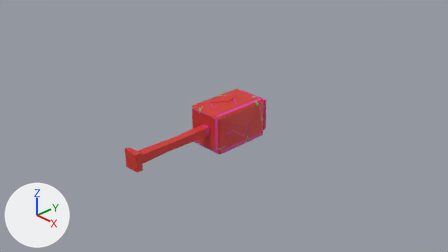
One commit to the Blender file models/production/magnets.blend: the scene before it, then after it.
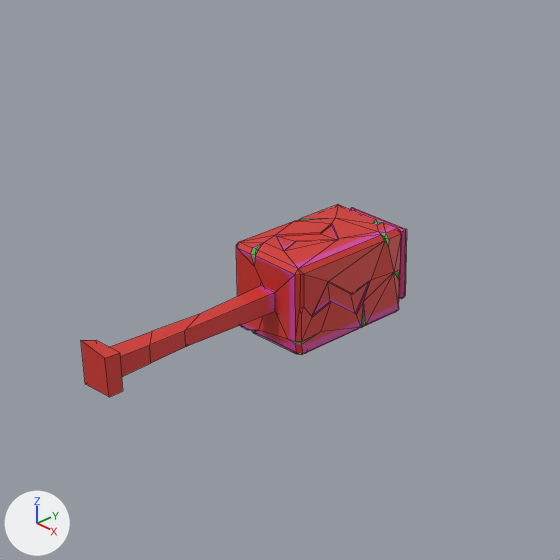
Each version appears first from the file's camera 'Camera', and next in a close-up on the part from 20% to 74% of the width and 0% to 97% of the height. The axes (+X, +Y, +Z) are drawn at lower left. The lights are the same throughout. The close-ups show mesh edges as thin lines.

The older version as bpy lines, for what is in view:
```python
mat_gaussmeter_move = principled_material('gaussmeter_move')
mat_gaussmeter_move.base_color = (0.5, 0.5, 0.5)  # grey #bcbcbc
me_立方体_003 = bpy.data.meshes.new('立方体.003')
me_立方体_003.from_pydata(...)  # 226 vertices, 282 faces; spans x -0.39..0.39, y -2.06..1.0, z -0.39..0.4
me_立方体_003.materials.append(mat_gaussmeter)  # picture img_map_gaussmeter
me_立方体_004 = bpy.data.meshes.new('立方体.004')
me_立方体_004.from_pydata(...)  # 94 vertices, 123 faces; spans x -0.389..0.383, y -1.026..0.468, z -0.383..0.387
me_立方体_004.materials.append(mat_gaussmeter_move)  # grey #bcbcbc
# before: 1 (0.372, -0.978, -0.334), 3 (0.334, -0.978, -0.372), 16 (0.334, -0.456, -0.372), 17 (0.372, -0.557, -0.334), 18 (0.36, -0.485, -0.334)
ob_gaussmeter = bpy.data.objects.new('gaussmeter', me_立方体_003)
ob_gaussmeter.location = (0.0, 0.0, 0.0)
ob_gaussmeter_move = bpy.data.objects.new('gaussmeter_move', me_立方体_004)
ob_gaussmeter_move.location = (0.0, 0.0, 0.0)
ob_gaussmeter_move.hide_set(True)
```
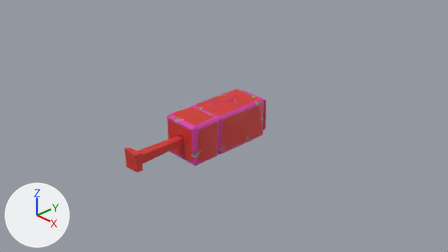
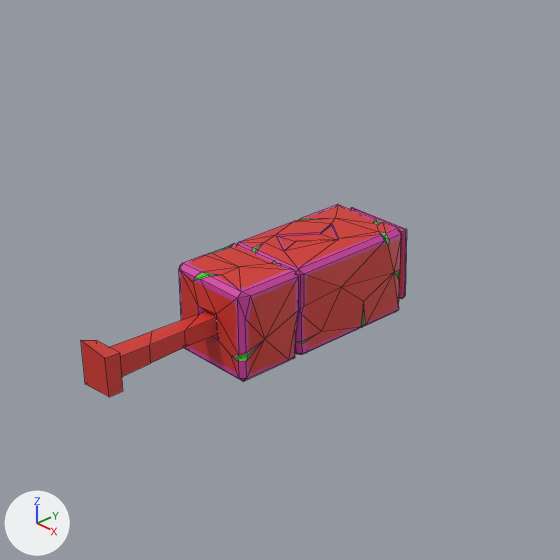
What differs and where, as boxes [x1, y1, x2, y2] in the close-ups (560 x 560 px):
'gaussmeter_move', shown
    after: [179, 243, 298, 381]
part 1 of me_立方体_003, cut back
    both: [302, 241, 393, 341]
part 2 of me_立方体_003, surface changed
    both: [178, 204, 407, 355]
part 3 of me_立方体_004, built on
    after: [245, 356, 295, 381]
part 4 of me_立方体_004, surface changed
    after: [179, 243, 298, 381]

Patch to the scene script:
```diff
--- a/models/production/magnets.blend.py
+++ b/models/production/magnets.blend.py
@@ mat_gaussmeter_move @@
 mat_gaussmeter_move = principled_material('gaussmeter_move')
-mat_gaussmeter_move.base_color = (0.5, 0.5, 0.5)  # grey #bcbcbc
+mat_gaussmeter_move.texture = img_map_gaussmeter
@@ me_立方体_003 @@
 # used by ob_gaussmeter; location = (0.0, 0.0, 0.0)
-me_立方体_003.from_pydata(...)  # 226 vertices, 282 faces; spans x -0.39..0.39, y -2.06..1.0, z -0.39..0.4
+me_立方体_003.from_pydata(...)  # 204 vertices, 256 faces; spans x -0.39..0.39, y -2.06..1.0, z -0.39..0.4
+# me_立方体_003 part 1
+# 12 vertices are removed from x 0.36..0.38, y -0.31..0.31, z -0.2..0.19
+# 19 faces are deleted
+# 1 vertex is added at (0.39, -0.02, 0.1)
+# 7 new faces join them
+# me_立方体_003 part 2: 160 kept faces spanning x -0.39..0.39, y -2.06..1.0, z -0.39..0.4 get new texture (UV) coordinates
 me_立方体_003.materials.append(mat_gaussmeter)
@@ me_立方体_004 @@
 # used by ob_gaussmeter_move; location = (0.0, 0.0, 0.0)
 # verts and faces of me_立方体_004; kept vertices keep their numbers, new ones are numbered from 94
-me_立方体_004.from_pydata(...)  # 94 vertices, 123 faces; spans x -0.389..0.383, y -1.026..0.468, z -0.383..0.387
+me_立方体_004.from_pydata(...)  # 94 vertices, 126 faces; spans x -0.389..0.383, y -1.026..0.468, z -0.383..0.387
+# me_立方体_004 part 3
+delete_faces([(1, 3, 16, 18, 17)])
+faces += [(16, 18, 17), (1, 3, 16, 17)]
+# me_立方体_004 part 4: 121 kept faces spanning x -0.389..0.383, y -1.026..0.468, z -0.383..0.387 get new texture (UV) coordinates
 me_立方体_004.materials.append(mat_gaussmeter_move)
@@ ob_gaussmeter_move @@
 ob_gaussmeter_move.location = (0.0, 0.0, 0.0)
-ob_gaussmeter_move.hide_set(True)
```
